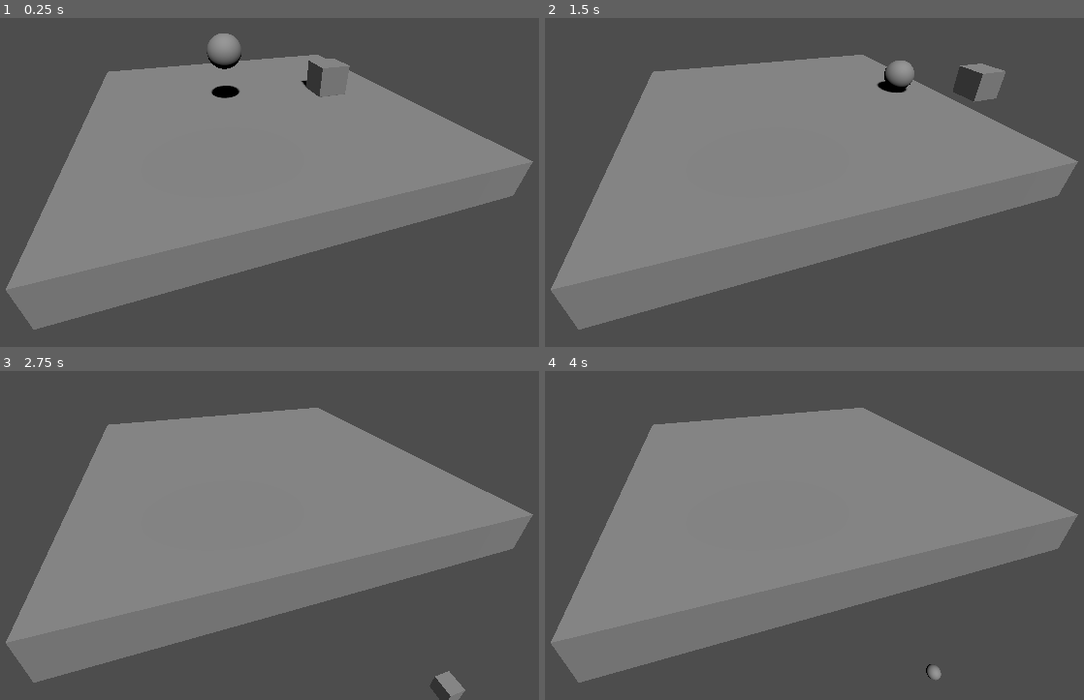
Above: before the commit, frames 1-4 (two rows, left to right).
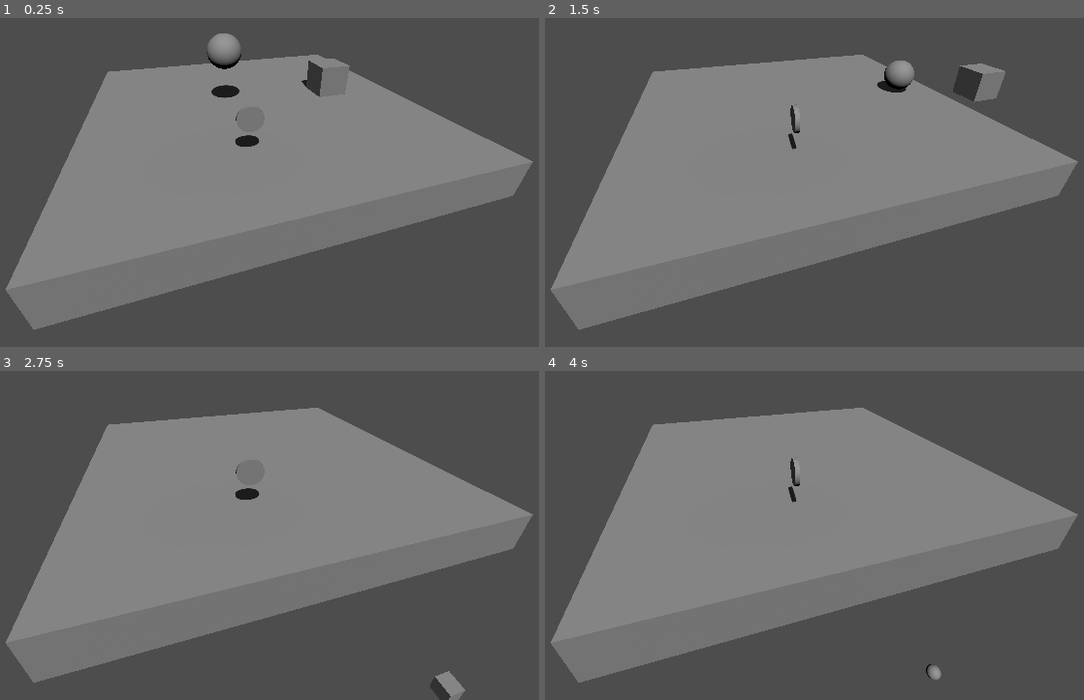
Above: after the commit, the same moments.

Repository: Lincoln-WIlcox/N65
Game: Godot game, scene res://Levels/level_1.tscn
Two runs of this game, one before a commit and one after it. Both use one fixed random seed, a clock stepped at 60 frames per second and the inputs below. The project has no main scene, so this scene is started directly.
Inputs:
- Up to frame 1 (0.25 s): no input
- Up to frame 2 (1.5 s): tap Enter (ui_accept) at 0.5, 0.77 s; hold Right (ui_right) 0.53-1.28 s; hold Down (ui_down) from 1.28 s (still down)
- Up to frame 3 (2.75 s): tap Enter (ui_accept) at 1.52 s; release Down (ui_down) at 2.03 s; hold Right (ui_right) from 2.03 s (still down)
- Up to frame 4 (4 s): release Right (ui_right) at 2.78 s; hold Up (ui_up) 2.78-3.53 s; tap Enter (ui_accept) at 3.02, 3.77 s; hold Left (ui_left) from 3.53 s (still down)

The runs differ from the first frame. In frame 1, 0.3% of the frame differs, in the area x 39-60%, y 18-40%; in frame 2, 0.2%; in frame 3, 0.1%; in frame 4, 0.1%.

Commit message:
added coin that spins

Diff:
--- a/Levels/level_1.tscn
+++ b/Levels/level_1.tscn
@@ -1,7 +1,8 @@
-[gd_scene load_steps=5 format=3 uid="uid://dgeb425ba72vh"]
+[gd_scene load_steps=6 format=3 uid="uid://dgeb425ba72vh"]
 
 [ext_resource type="PackedScene" uid="uid://ds0ykqkf6eeum" path="res://Objects/ball.tscn" id="1_47rl4"]
 [ext_resource type="PackedScene" uid="uid://8i3pjfmkhjvp" path="res://Player/player.tscn" id="2_qg8bf"]
+[ext_resource type="PackedScene" uid="uid://bgyhfrsch4402" path="res://Objects/coin/coin.tscn" id="3_mfi11"]
 
 [sub_resource type="BoxMesh" id="BoxMesh_1cqb6"]
 size = Vector3(10, 1, 10)
@@ -29,9 +30,13 @@
 [node name="DirectionalLight3D" type="DirectionalLight3D" parent="."]
 transform = Transform3D(-0.955428, -0.275491, -0.106126, 0.0842783, -0.599032, 0.796277, -0.28294, 0.751841, 0.59555, 0, 0, 0)
 shadow_enabled = true
+shadow_opacity = 0.95
 
 [node name="Ball" parent="." instance=ExtResource("1_47rl4")]
 transform = Transform3D(1, 0, 0, 0, 1, 0, 0, 0, 1, -2.04229, 2.00861, 0)
 
 [node name="Player" parent="." instance=ExtResource("2_qg8bf")]
 transform = Transform3D(1, 0, 0, 0, 1, 0, 0, 0, 1, 2.77481, 0.0127435, -0.291067)
+
+[node name="Coin" parent="." instance=ExtResource("3_mfi11")]
+transform = Transform3D(0.682244, 0, 0.731124, 0, 1, 0, -0.731124, 0, 0.682244, -1, 1, 3)
--- /dev/null
+++ b/Objects/coin/coin.gd
@@ -0,0 +1,12 @@
+extends Area3D
+
+@onready var animation = $AnimationPlayer
+
+# Called when the node enters the scene tree for the first time.
+func _ready():
+	animation.play("spin")
+
+
+# Called every frame. 'delta' is the elapsed time since the previous frame.
+func _process(delta):
+	pass
--- /dev/null
+++ b/Objects/coin/coin.tscn
@@ -0,0 +1,49 @@
+[gd_scene load_steps=7 format=3 uid="uid://bgyhfrsch4402"]
+
+[ext_resource type="Script" path="res://Objects/coin/coin.gd" id="1_qta0w"]
+
+[sub_resource type="CylinderMesh" id="CylinderMesh_b1k3s"]
+top_radius = 0.3
+bottom_radius = 0.3
+height = 0.1
+
+[sub_resource type="CylinderShape3D" id="CylinderShape3D_dkv0b"]
+height = 0.1
+radius = 0.3
+
+[sub_resource type="Animation" id="Animation_llosa"]
+resource_name = "spin"
+loop_mode = 1
+step = 0.25
+tracks/0/type = "rotation_3d"
+tracks/0/imported = false
+tracks/0/enabled = true
+tracks/0/path = NodePath(".")
+tracks/0/interp = 1
+tracks/0/loop_wrap = true
+tracks/0/keys = PackedFloat32Array(0, 1, 0, 0, 0, 1, 0.25, 1, 0, 0.707107, 0, 0.707107, 0.5, 1, 0, 1, 0, -4.37114e-08, 0.75, 1, 0, -0.707107, 0, 0.707107)
+
+[sub_resource type="Animation" id="Animation_rg5xr"]
+length = 0.001
+
+[sub_resource type="AnimationLibrary" id="AnimationLibrary_sfhki"]
+_data = {
+"RESET": SubResource("Animation_rg5xr"),
+"spin": SubResource("Animation_llosa")
+}
+
+[node name="Coin" type="Area3D"]
+script = ExtResource("1_qta0w")
+
+[node name="MeshInstance3D" type="MeshInstance3D" parent="."]
+transform = Transform3D(-4.37114e-08, -1, 0, 1, -4.37114e-08, 0, 0, 0, 1, 0, 0, 0)
+mesh = SubResource("CylinderMesh_b1k3s")
+
+[node name="CollisionShape3D" type="CollisionShape3D" parent="."]
+transform = Transform3D(-4.37114e-08, -1, 0, 1, -4.37114e-08, 0, 0, 0, 1, 0, 0, 0)
+shape = SubResource("CylinderShape3D_dkv0b")
+
+[node name="AnimationPlayer" type="AnimationPlayer" parent="."]
+libraries = {
+"": SubResource("AnimationLibrary_sfhki")
+}
--- a/project.godot
+++ b/project.godot
@@ -18,3 +18,5 @@
 
 renderer/rendering_method="gl_compatibility"
 renderer/rendering_method.mobile="gl_compatibility"
+lights_and_shadows/directional_shadow/size=16384
+lights_and_shadows/directional_shadow/soft_shadow_filter_quality=5
